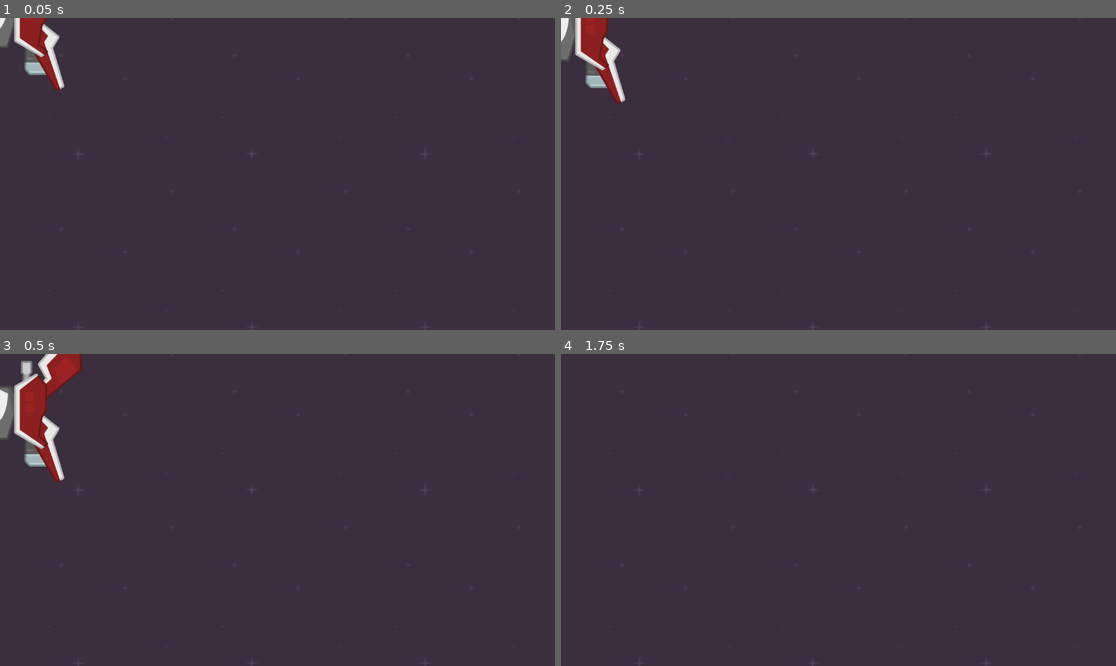
Above: before the commit, frames 1-4 (two rows, left to right).
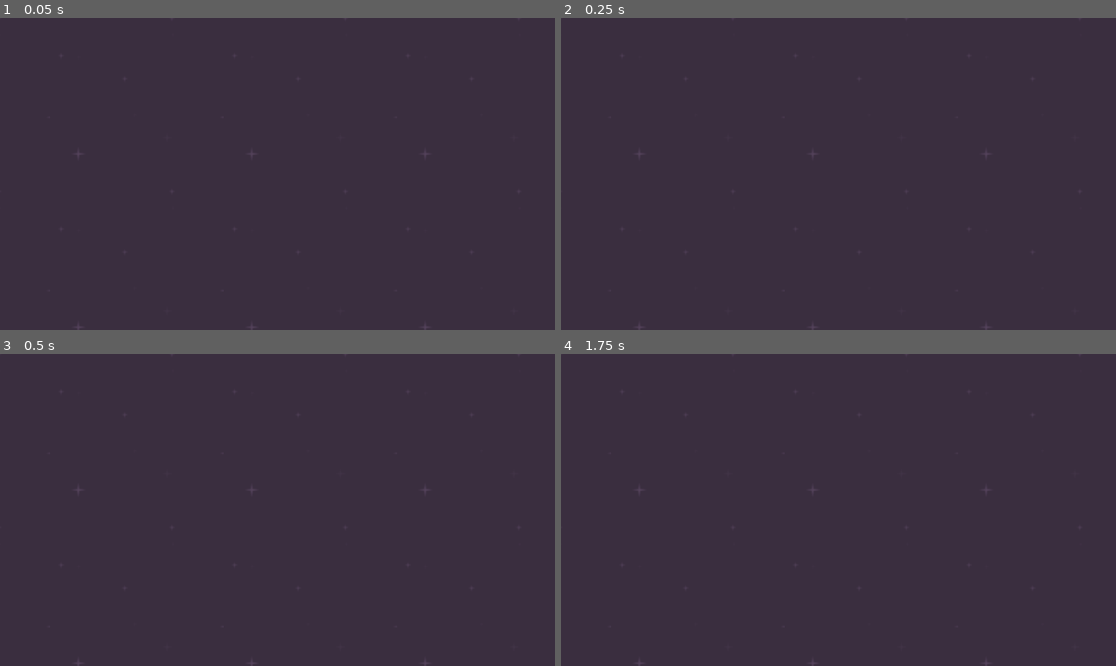
Above: after the commit, the same moments.

Repository: MisterIXI/GAKI
Game: Godot game, scene res://scenes/main_scene.tscn
Two runs of this game, one before a commit and one after it. Both use one fixed random seed, a clock stepped at 60 frames per second and the inputs below.
Inputs (mouse positions are in pixels of both pictures, inside the frame that each line leads up to):
- Up to frame 1 (0.05 s): no input
- Up to frame 2 (0.25 s): no input
- Up to frame 3 (0.5 s): no input
- Up to frame 4 (1.75 s): move the mouse to (960, 494) at 0.52 s; move the mouse to (727, 525) at 1.27 s

The runs differ from the first frame. In frame 1, 1.5% of the frame differs, in the area x 0-12%, y 0-24%; in frame 2, 1.8%; in frame 3, 3.0%, in the area x 0-15%, y 0-42%; in frame 4, nothing differs.

Commit message:
revert to E02_01

Diff:
--- a/bot-brawl-exercise/components/materials/team_color_mat.tres
+++ /dev/null
@@ -1,7 +0,0 @@
-[gd_resource type="ShaderMaterial" load_steps=2 format=3 uid="uid://cmprmcbj7lxq4"]
-
-[ext_resource type="Shader" uid="uid://bqqo6ob2ne2br" path="res://components/shaders/team_color_shader.gdshader" id="1_1i8xi"]
-
-[resource]
-shader = ExtResource("1_1i8xi")
-shader_parameter/target_color = Color(0.7, 0, 0, 1)
--- a/bot-brawl-exercise/components/shaders/team_color_shader.gdshader
+++ /dev/null
@@ -1,21 +0,0 @@
-shader_type canvas_item;
-
-const float max_red_value = 190.0 / 255.0;
-uniform vec4 target_color : source_color = vec4(0.7, 0.0, 0.0, 1.0);
-
-void fragment() {
-	vec4 current_pixel = texture(TEXTURE, UV);
-	// check if pixel is primarily red coloured
-	if(current_pixel.r > (current_pixel.b + current_pixel.g) * 0.5)
-	{
-		// divide by 190 (converted from 255 to 1.0 value), ca highest red value of the original images
-		float mult = current_pixel.r / max_red_value;
-		// check how close the colors are to approximate blending between colors
-		float diff_g = current_pixel.g / current_pixel.r;
-		// get min value of current color to adjust blending target
-		float avg_val = (current_pixel.r + current_pixel.g + current_pixel.b) / 3.0;
-		// adapt target color to actual pixel color
-		current_pixel.rgb = target_color.rgb * mult + (vec3(avg_val) - target_color.rgb * mult) * diff_g;
-	}
-	COLOR = current_pixel;
-}
--- a/bot-brawl-exercise/scenes/main_scene.tscn
+++ b/bot-brawl-exercise/scenes/main_scene.tscn
@@ -1,8 +1,6 @@
-[gd_scene load_steps=4 format=3 uid="uid://dig1s53xpnhhd"]
+[gd_scene load_steps=2 format=3 uid="uid://dig1s53xpnhhd"]
 
 [ext_resource type="Texture2D" uid="uid://7uy70k68fklk" path="res://assets/kenney/Backgrounds/darkPurple.png" id="1_w2twt"]
-[ext_resource type="Material" uid="uid://cmprmcbj7lxq4" path="res://components/materials/team_color_mat.tres" id="2_7ykc4"]
-[ext_resource type="Texture2D" uid="uid://li8obdodi5t8" path="res://assets/kenney/Ships/spaceShips_005.png" id="2_pw63i"]
 
 [node name="MainScene" type="Node2D"]
 
@@ -13,16 +11,3 @@
 [node name="Sprite2D" type="Sprite2D" parent="Parallax2D"]
 scale = Vector2(2, 2)
 texture = ExtResource("1_w2twt")
-
-[node name="PlayerShip" type="RigidBody2D" parent="."]
-rotation = -1.5707964
-
-[node name="ShipSprite" type="Sprite2D" parent="PlayerShip"]
-material = ExtResource("2_7ykc4")
-rotation = -1.5707964
-texture = ExtResource("2_pw63i")
-
-[node name="CollisionPolygon2D" type="CollisionPolygon2D" parent="PlayerShip"]
-visible = false
-rotation = -1.5707964
-polygon = PackedVector2Array(-111.999985, -152.00002, -136.99998, -140.00002, -112.99999, -63.00001, -125, -38.00001, -92, -11.000008, -98, -8.567432e-06, -100, 25.99999, -170, 82.999985, -168.00002, 146.99998, -124.000015, 150.99998, -78.00001, 96.99999, -80.00001, 76.99999, -71, 77.2, -71.00001, 103.99999, -39.000008, 105, -39, 75.5, -43, 72.5, -43, 62.600006, -27.300003, 52.399994, 27.800003, 51.899994, 40.999996, 62.000004, 39.999992, 104, 67.99999, 104.00001, 69.99999, 78.00001, 79.99999, 79.00001, 75.99999, 96.00001, 124.999985, 150.00002, 166.99998, 146.00002, 170, 81.000015, 100, 23.00001, 99, 8.654855e-06, 99, -14.999991, 125, -37.99999, 111.00001, -61.99999, 136.00002, -141.99998, 116.000015, -151.99998, 96.00001, -118.99999, 61.00001, -118.99999, 49.000008, -106.99999, 50.000004, -64.99999, 26.000004, -46.999996, 17.000006, -61, -16.999994, -62, -24.999996, -48.000004, -46.999996, -62.000004, -47.999992, -107.00001, -60.99999, -119.00001, -94.99999, -119.00001)
Not shown, removed: bot-brawl-exercise/components/shaders/team_color_shader.gdshader.uid
